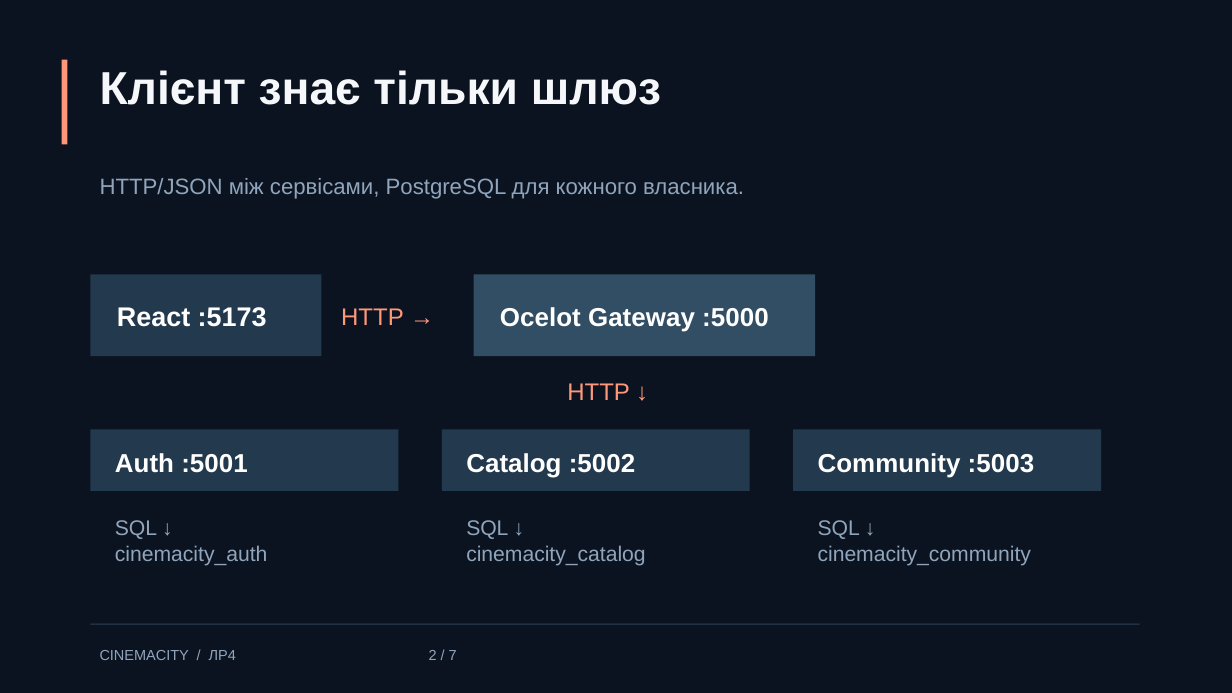
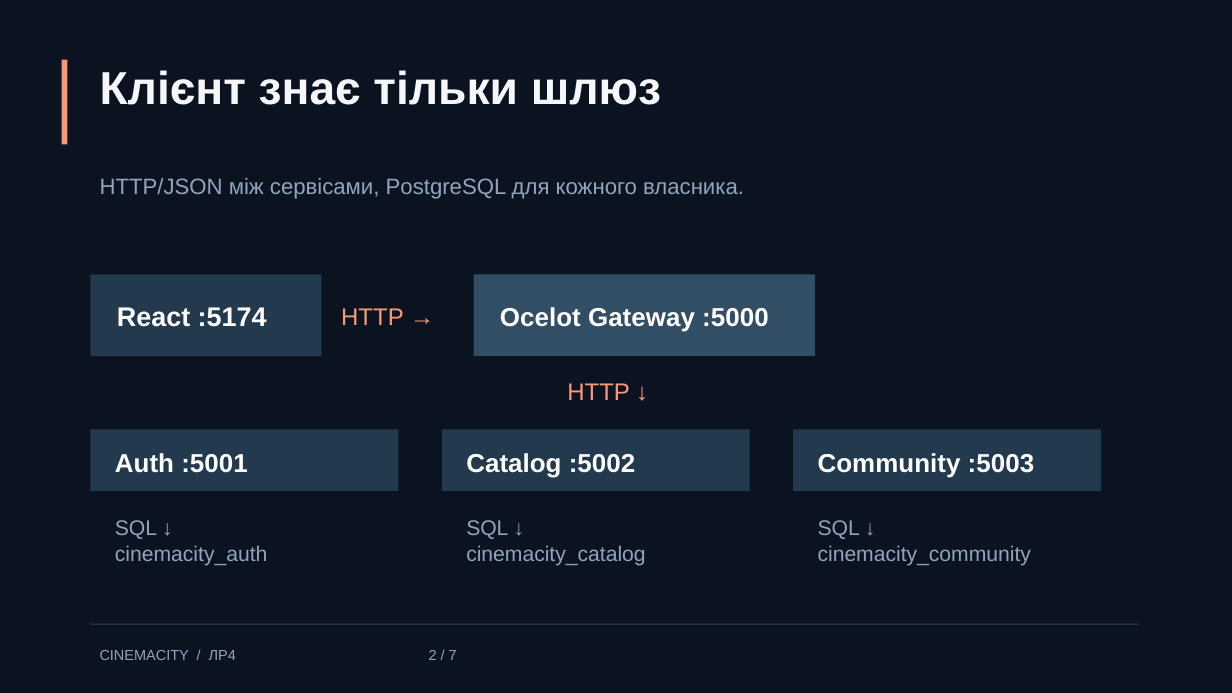
Before and after one commit to YevheniyDeriy/CinemaCity, a slide deck: slide 2 of output/presentation/CinemaCity-Lab4.pptx. Drawn at 1232x693 pixels with LibreOffice and Linux fonts; fonts in the diff are those of the drawing. Boxes give left, top, right and bottom in pixels: in the first picture for what was removed or moved away, otherwise in the second. Text is boxed around its words. In the diff, an @@ line names an element or a change of style, - is before the commit and + after.

```diff
--- a/output/presentation/CinemaCity-Lab4.pptx
+++ b/output/presentation/CinemaCity-Lab4.pptx
@@ text at [117, 307, 267, 327]: text changed @@
-React :5173
+React :5174
```
Also in this commit, not shown: 1 other slide changed, 29 other files.
